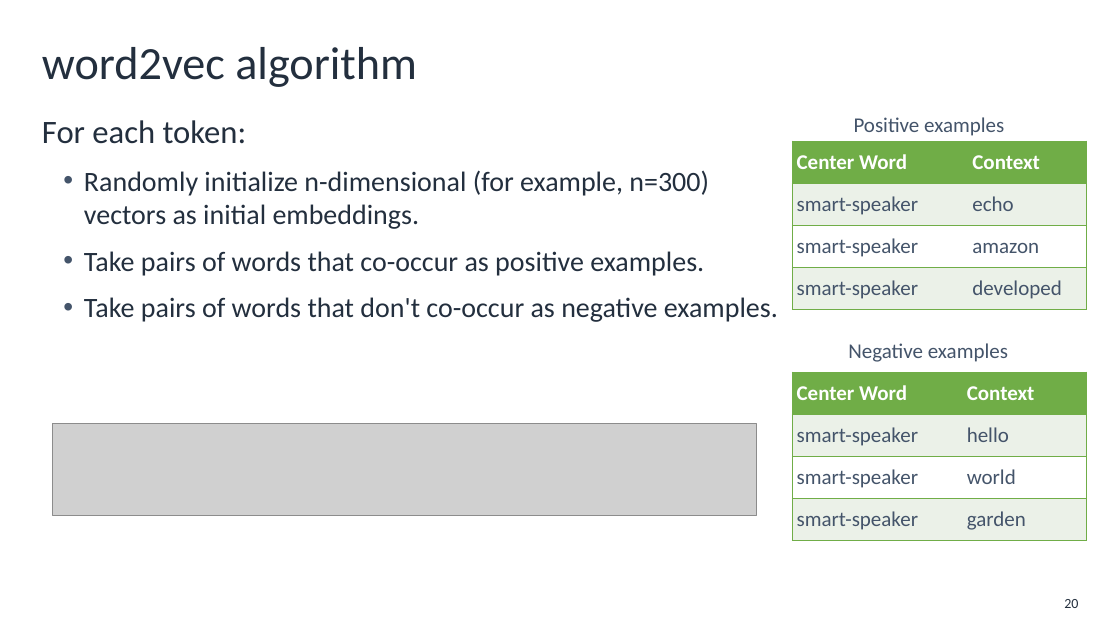
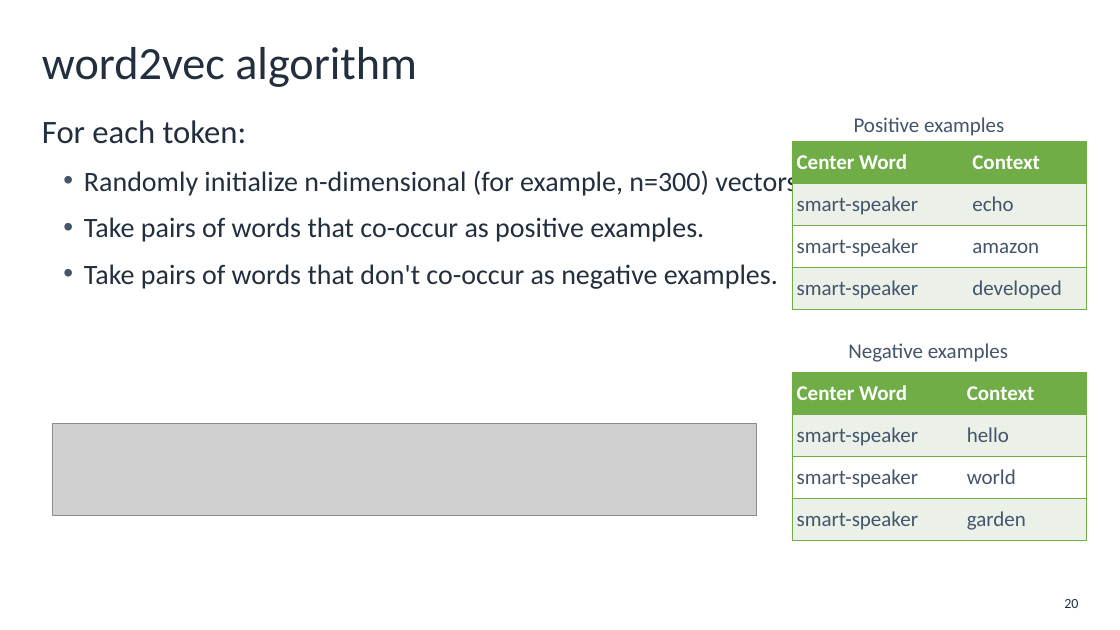
Before and after one commit to aws-mlu/aws-mlu-eep-traditional-ml, a slide deck: slide 20 of mlu-dlti/Lessons/DEV_MLUDTI-EN-M2-L3.pptx. Drawn at 1120x630 pixels with LibreOffice and Linux fonts; fonts in the diff are those of the drawing; grey boxes stand for pictures; background and template pictures are left out. Boxes give left, top, right and bottom in pixels: in the first picture for what was removed or moved away, otherwise in the second. Text is boxed around its words. In the diff, an @@ line names an element or a change of style, - is before the commit and + after.

```diff
--- a/mlu-dlti/Lessons/DEV_MLUDTI-EN-M2-L3.pptx
+++ b/mlu-dlti/Lessons/DEV_MLUDTI-EN-M2-L3.pptx
@@ text "For each token:" rewrapped from [42,120,778,322] to [42,120,1051,289] @@
```
Also in this commit, not shown: 4 other slides changed, 16 other files.
